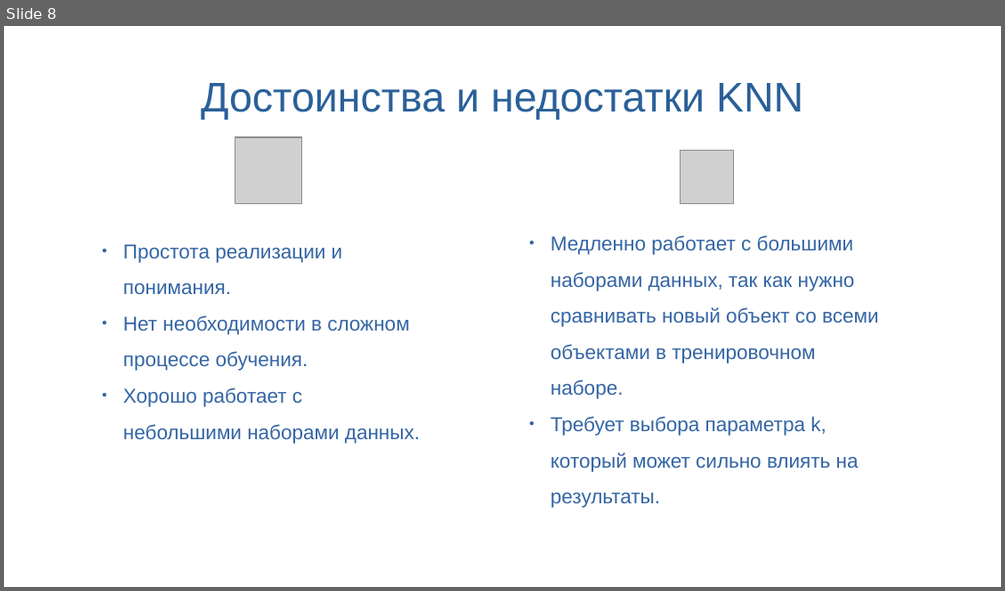
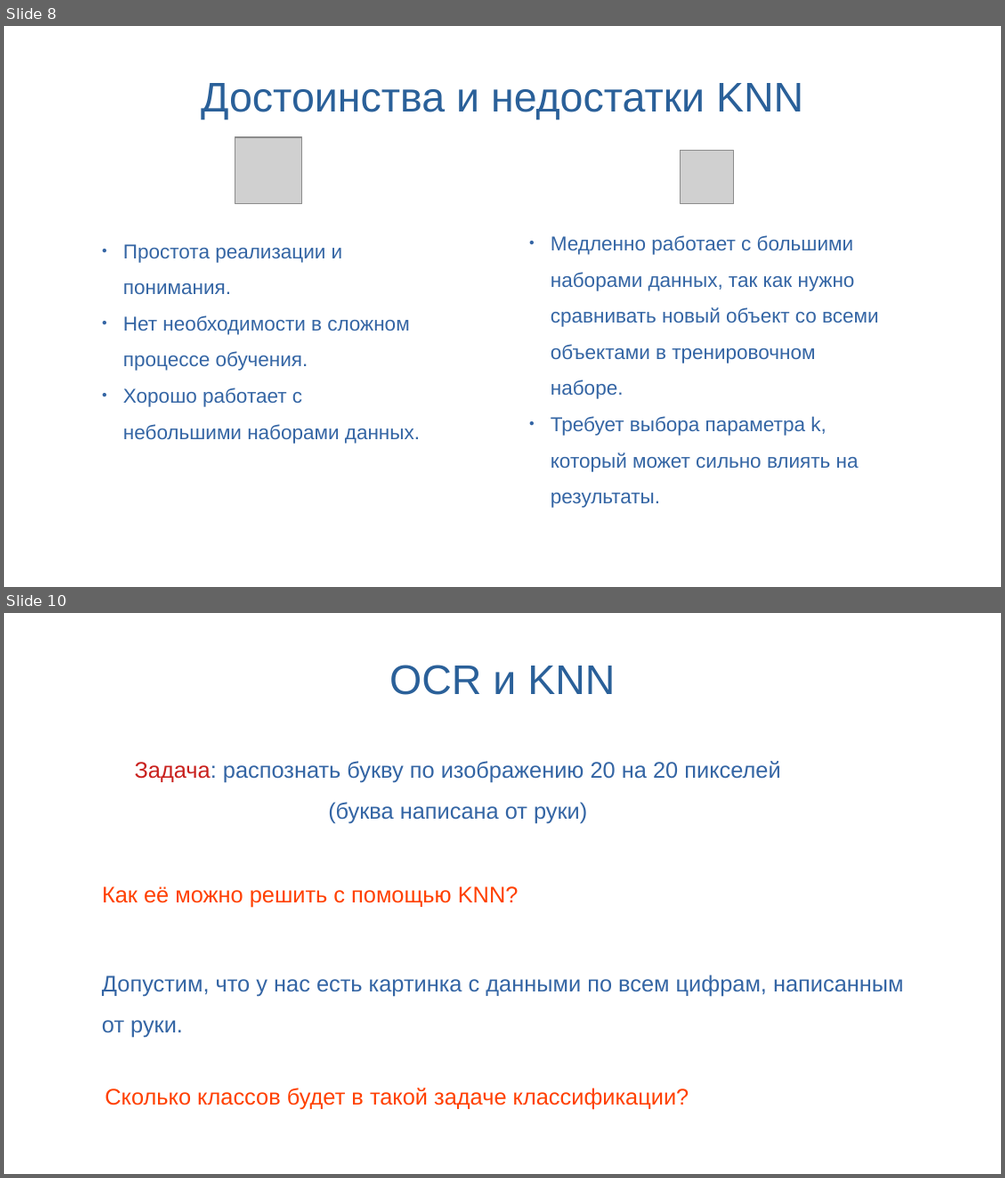
Before and after one commit to SynI20N/ING, a slide deck: presentations/Занятие13.odp. Shown one above the other, each under a label of ours: slide 8 before the commit, slides 8 and 10 after it; the slides between them are not shown. The pictures are 1005x591 and 1005x1178 pixels, drawn with LibreOffice and Linux fonts; fonts in the diff are those of the drawing; grey boxes stand for pictures; background and template pictures are left out. Boxes give left, top, right and bottom in pixels: in the first picture for what was removed or moved away, otherwise in the second. Text is boxed around its words. In the diff, an @@ line names an element or a change of style, - is before the commit and + after.

```diff
--- a/presentations/Занятие13.odp
+++ b/presentations/Занятие13.odp
@@ slide 10 added at (x1=4, y1=613, x2=1001, y2=1174), background picture (left out) @@
@@ title added at (x1=389, y1=665, x2=615, y2=695), 33 pt, text #2A6099 @@
+OCR и KNN
@@ text added at (x1=135, y1=761, x2=780, y2=823), 18 pt, text #3465A4 @@
+Задача: распознать букву по изображению 20 на 20 пикселей (буква написана от руки)
@@ text added at (x1=102, y1=886, x2=518, y2=908), 18 pt, text #FF4000 @@
+Как её можно решить с помощью KNN?
@@ text added at (x1=102, y1=974, x2=904, y2=1037), 18 pt, text #3465A4 @@
+Допустим, что у нас есть картинка с данными по всем цифрам, написанным
+от руки.
@@ text added at (x1=105, y1=1087, x2=689, y2=1110), 18 pt, text #FF4000 @@
+Сколько классов будет в такой задаче классификации?
```
Also in this commit, not shown: 4 other slides added, 2 slides removed.
